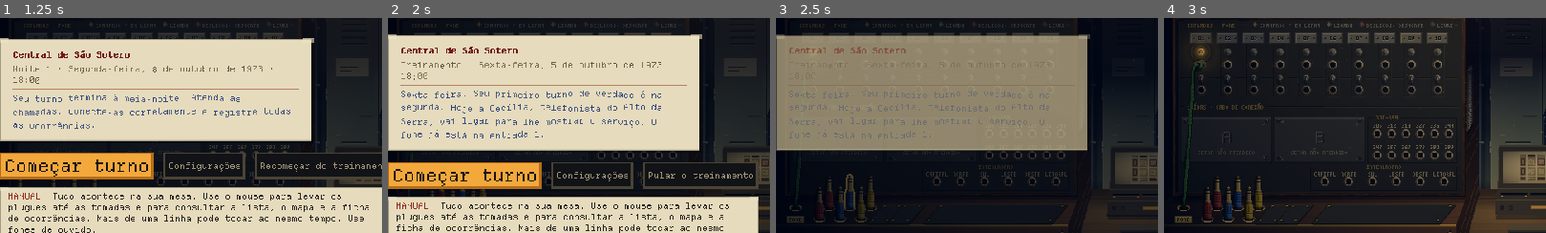
Above: before the commit, frames 1-4 (left to right).
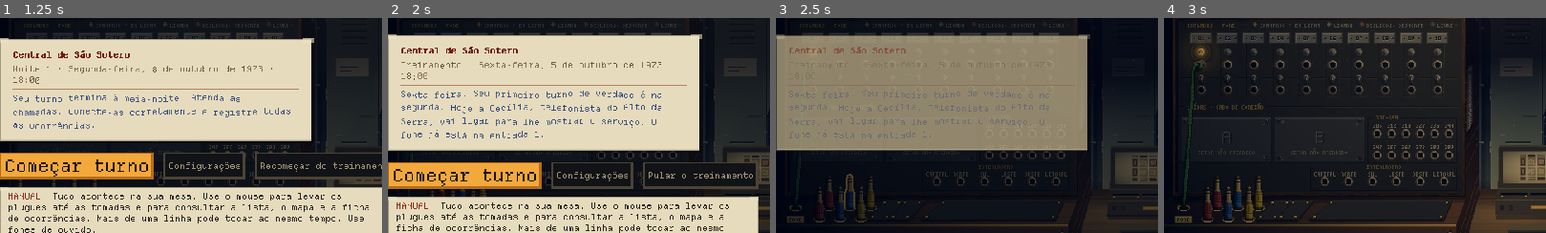
Above: after the commit, the same moments.

Repository: MendelDdS/Project-Switchboard
Game: Godot game, scene res://scenes/app.tscn
Two runs of this game, one before a commit and one after it. Both use one fixed random seed, a clock stepped at 60 frames per second and the inputs below.
Inputs (mouse positions are % of the whole screen's width and height, from its top left):
- Up to frame 1 (1.25 s): click "Pular o treinamento" at 0.5 s
- Up to frame 2 (2 s): click "Recomeçar do treinamento" at 1.25 s
- Up to frame 3 (2.5 s): click "Começar turno" at 2 s
- Up to frame 4 (3 s): tap Enter at 2.75 s; drag from (50, 50) to (60, 28) at 2.77 s
The pictures show only the part of the screen within x 4-54%, y 14-64%; the shares and areas given below are measured in that part.

Frames 1-2 are identical in both runs. In frame 3, 0.3% of the frame differs, in the area x 25-77%, y 85-97%; in frame 4, 0.8%, in the area x 24-77%, y 84-97%.

Commit message:
fix(#0000): shelf covers centered between the panel foot and the brass lip; the wide equipment cover's sides recede to the vanishing point like the shelf side next to it; Seu Ernesto speaks with the same elderly voice in both of his calls
Co-Authored-By: Claude Opus 5.5 <noreply@anthropic.com>

Diff:
--- a/data/calls/transfer_31_seu_ernesto_celia_rocha_rua_do_sol.tres
+++ b/data/calls/transfer_31_seu_ernesto_celia_rocha_rua_do_sol.tres
@@ -5,7 +5,7 @@
 [resource]
 script = ExtResource("1_iu2ym")
 group = 1
-voice = "m"
+voice = "w"
 caller = "Seu Ernesto"
 caller_name = "Ernesto Figueiredo"
 opening = PackedStringArray("Boa noite. A Dona Célia Rocha, por favor.", "A que mora perto da escola.")
--- a/scripts/ui/switchboard.gd
+++ b/scripts/ui/switchboard.gd
@@ -526,7 +526,7 @@
 		for j in ends:
 			if j != -1:
 				plugs.append(_plug_light(j))
-	return [[size, states, GameData.sectors.duplicate(), _lamp_at, equipped], [size, levels, ends.duplicate(), _eye, poses, _lamp_at],
+	return [[size, states, GameData.sectors.duplicate(), _lamp_at, equipped, _eye], [size, levels, ends.duplicate(), _eye, poses, _lamp_at],
 		[size, GameData.sectors.duplicate(), _lamp_at],
 		[size, ends.duplicate(), _hover, plugs, PixelArt.ms() < info_until, info_line, _eye, _lamp_at]]
 
--- a/scripts/ui/switchboard_panel.gd
+++ b/scripts/ui/switchboard_panel.gd
@@ -453,7 +453,7 @@
 	for k in range(patches, SHELF_SLOTS):   # cada setor novo traz um cabo: até lá, o lugar dele fica tampado
 		_draw_cover(Vector2(patch_x(k), tray_rect().position.y + SHELF_HOLE_Y), COVER_W)
 	if equipped.is_empty() and trunks.has_area():   # o lugar dos equipamentos, tampado até chegar o primeiro
-		_draw_cover(Vector2(bay_rect().get_center().x + PAIR_SHIFT / 2.0, tray_rect().position.y + SHELF_HOLE_Y), bay_rect().size.x - BAY_MARGIN)
+		_draw_cover(Vector2(bay_rect().get_center().x + PAIR_SHIFT / 2.0, tray_rect().position.y + SHELF_HOLE_Y), bay_rect().size.x - BAY_MARGIN, true)
 
 
 const COVER_W := 26.0   # a largura do tampo: cobre os buracos do par, com um vão até o lugar seguinte
@@ -462,22 +462,31 @@
 
 ## Um lugar vago na prateleira sob um tampo de metal parafusado de largura `w`, deitado nela, com o meio de trás em
 ## `back` (o buraco de trás de um par de cabos): linha a linha de pixels, na inclinação dos pares de buracos
-## (`front_of`: a ponta da frente à esquerda da de trás).
-func _draw_cover(back: Vector2, w: float) -> void:
+## (`front_of`: a ponta da frente à esquerda da de trás) ou, com `exact` (o tampo largo dos equipamentos, ao lado da
+## lateral da prateleira), com as laterais fugindo para os olhos (`_eye`), como a lateral.
+func _draw_cover(back: Vector2, w: float, exact := false) -> void:
+	# centrado na prateleira, do pé do painel à beira de latão (o vão do painel à faixa dos buracos se repete até ela)
+	var lip := tray_rect().end.y + tray_rect().position.y - size.y - 1.0
+	back.y += roundf((size.y + lip) / 2.0 - (back.y + front_of(back).y) / 2.0)
 	var front := front_of(back)
+	var mid := (back + front) / 2.0
 	var y0 := back.y - 5.0
 	var y1 := front.y + 5.0
-	var at := func(y: float) -> float:   # o meio do tampo na linha y: na reta do buraco de trás ao da frente
-		return roundf(back.x + (front.x - back.x) * (y - back.y) / (front.y - back.y))
+	var edge := func(y: float, side: float) -> float:   # a beira esquerda (-1) ou direita (1) do tampo na linha y
+		if exact:
+			var p := Vector2(mid.x + side * w / 2.0, mid.y)
+			return roundf(p.x + (_eye.x - p.x) * (y - p.y) / (_eye.y - p.y))
+		return roundf(back.x + (front.x - back.x) * (y - back.y) / (front.y - back.y)) + side * w / 2.0
 	for y in range(int(y0), int(y1) + 1):
-		var x: float = at.call(y)
-		_ci.draw_rect(Rect2(x - w / 2.0 + 1.0, y + 2.0, w, 1), SHADOW)
-		_ci.draw_rect(Rect2(x - w / 2.0 - 1.0, y, w + 2.0, 1), Pal.PANEL.darkened(0.3))   # a beira do tampo
+		var l: float = edge.call(y, -1.0)
+		var r: float = edge.call(y, 1.0)
+		_ci.draw_rect(Rect2(l + 1.0, y + 2.0, r - l, 1), SHADOW)
+		_ci.draw_rect(Rect2(l - 1.0, y, r - l + 2.0, 1), Pal.PANEL.darkened(0.3))   # a beira do tampo
 		var c: Color = Pal.PANEL_HI if y == int(y0) else (Pal.PANEL_LO if y == int(y1) else Pal.PANEL.lightened(0.06))
-		_ci.draw_rect(Rect2(x - w / 2.0, y, w, 1), c)
+		_ci.draw_rect(Rect2(l, y, r - l, 1), c)
 	for sy in [y0 + 3.0, y1 - 3.0]:   # um parafuso de latão em cada canto, com a fenda
-		for dx in [-w / 2.0 + 4.0, w / 2.0 - 4.0]:
-			var sp := Vector2(at.call(sy) + dx, sy)
+		for side in [-1.0, 1.0]:
+			var sp := Vector2(edge.call(sy, side) - side * 4.0, sy)
 			PixelArt.sprite(_ci, _disc(5, [[1.5, HOLE_PAL["F"], HOLE_PAL["f"], HOLE_PAL["b"]], [2.5, HOLE_PAL["w"]]]), sp)
 			_ci.draw_rect(Rect2(sp.x - 1.0, sy, 3, 1), HOLE_PAL["w"])
 
Not shown, changed: HISTORICO.md
Not shown, changed: LESSONS.md
